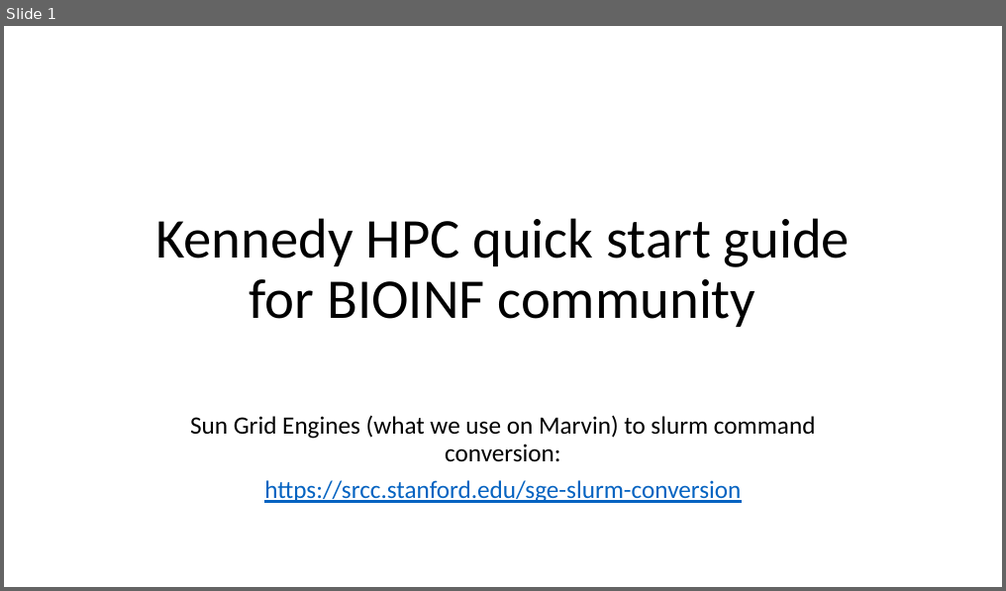
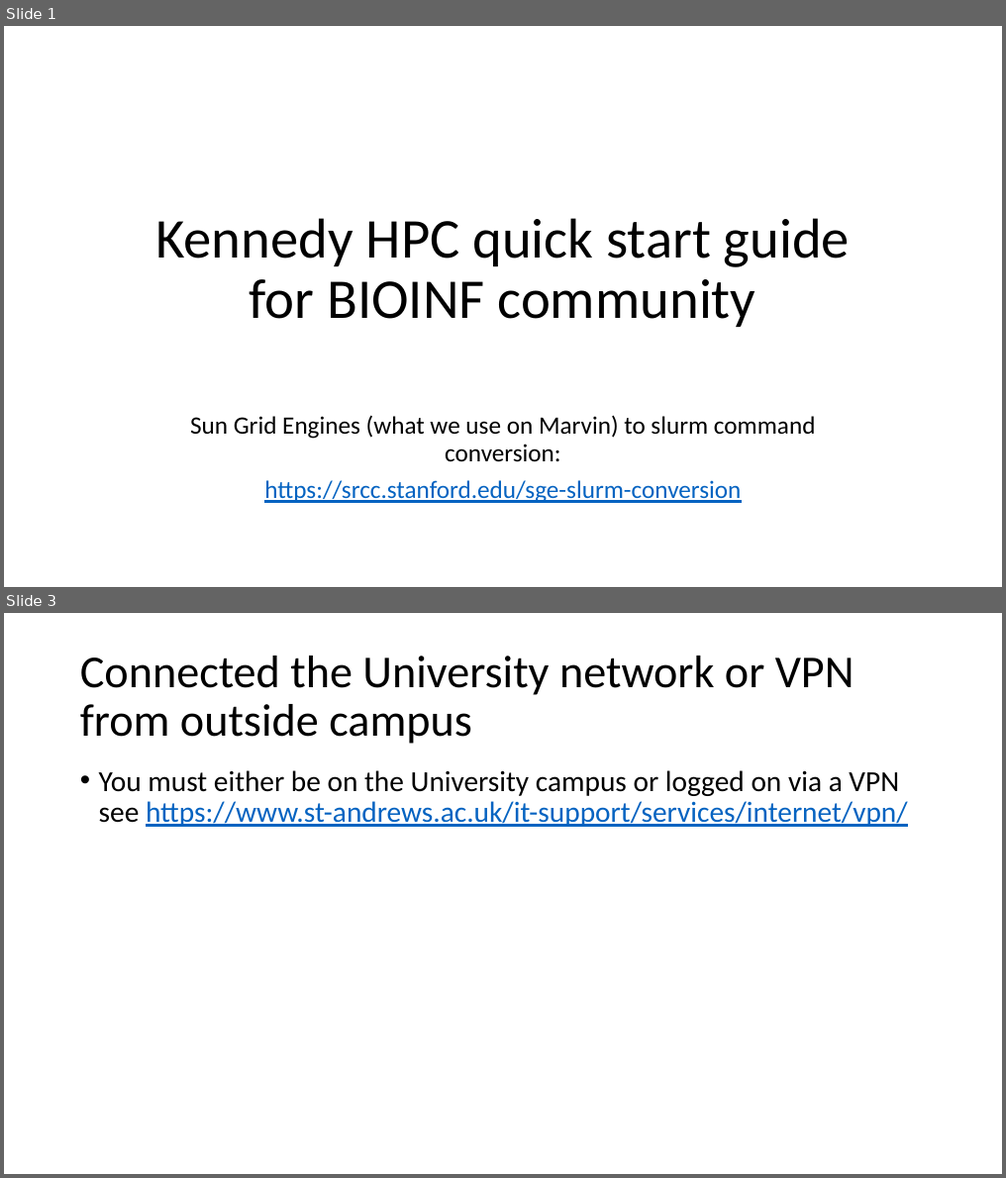
Before and after one commit to peterthorpe5/How_to_use_Kennedy_HPC, a slide deck: kenedy_getting_started-V1.pptx. Shown one above the other, each under a label of ours: slide 1 before the commit, slides 1 and 3 after it; the slides between them are not shown. The pictures are 1006x591 and 1006x1178 pixels, drawn with LibreOffice and Linux fonts; fonts in the diff are those of the drawing. Boxes give left, top, right and bottom in pixels: in the first picture for what was removed or moved away, otherwise in the second. Text is boxed around its words. In the diff, an @@ line names an element or a change of style, - is before the commit and + after.

```diff
--- a/kenedy_getting_started-V1.pptx
+++ b/kenedy_getting_started-V1.pptx
@@ slide 3 added at (4,613,1002,1174), background #FFFFFF @@
@@ title added at (80,656,854,744), 44 pt, text #000000 @@
+Connected the University network or VPN from outside campus
@@ text added at (99,770,908,827), 28 pt, text #0563C1, underline @@
+• You must either be on the University campus or logged on via a VPN see https://www.st-andrews.ac.uk/it-support/services/internet/vpn/
```
Also in this commit, not shown: 1 slide changed.
